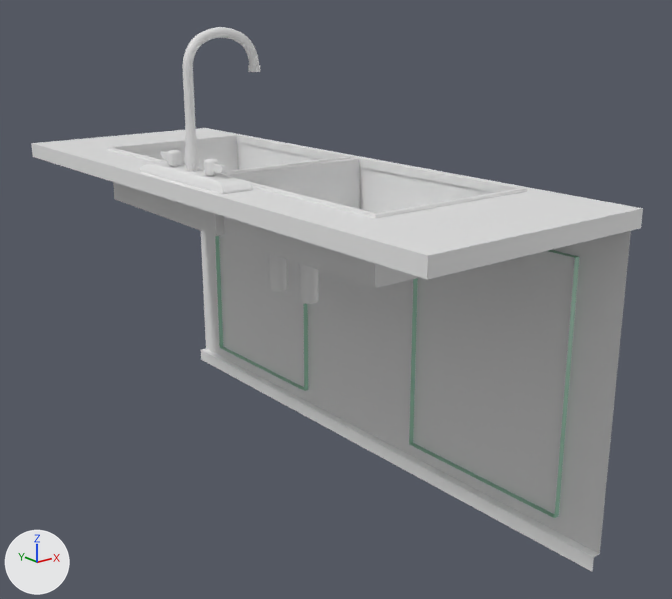
A saved change to the FBX model Assets/Models/Kitchen/FINALSink/Sink1.fbx.
One viewpoint serves both versions: a camera (50 mm lens) standing at (-7.58, -5.25, 1.42) and looking at (-5.89, -3.13, 0.58). Every picture has the same lights, and +X, +Y and +Z are marked at lower left. Where no turn or scale is listed for an object, it has been applied to the vertices.

The scene before the commit, as lines of its bpy script (objects in view):
```python
me_mesh = bpy.data.meshes.new('Mesh')
me_mesh.from_pydata(...)  # 348 vertices, 336 faces; spans x -35.0..35.0, y 0.0..98.0, z -100.0..100.0
me_mesh.materials.append(mat_sink_text)  # white #e7e7e7
me_mesh_003 = bpy.data.meshes.new('Mesh.003')
me_mesh_003.from_pydata(...)  # 20 vertices, 17 faces; spans x -4.6..4.6, y -1.0..2.1, z -22.7..22.7
me_mesh_003.materials.append(mat_sink_metal_text)  # white #e7e7e7
me_mesh_006 = bpy.data.meshes.new('Mesh.006')
me_mesh_006.from_pydata(...)  # 901 vertices, 901 faces; spans x -0.021..0.23, y -0.021..0.021, z 0.0..0.382
me_mesh_006.materials.append(mat_sink_metal_text)  # white #e7e7e7
ob_sink1 = bpy.data.objects.new('Sink1', me_mesh)
ob_sink1.location = (-5.999, -3.0, 0.0)
ob_sink1.rotation_euler = (1.571, 0.0, 0.0)  # degrees (90, 0, 0)
ob_sink1.scale = (0.01, 0.01, 0.01)
ob_sink_faucet = bpy.data.objects.new('Sink_Faucet', me_mesh_006)
ob_sink_faucet.location = (-6.287, -3.0, 0.992)
ob_sink_stand = bpy.data.objects.new('Sink_Stand', me_mesh_003)
ob_sink_stand.parent = ob_sink1
ob_sink_stand.location = (-28.71, 97.33, 0.0)
# also in view: 'R_Cab' at (-5.67, -2.43, 0.46); 'L_Cab' at (-5.67, -3.57, 0.46)
```
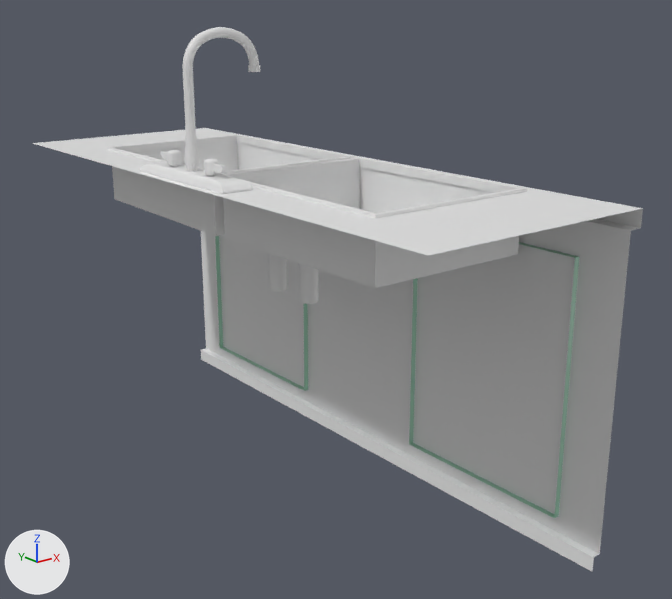
Pixel boxes (x1, y1, x2, y2) of what changed, in the pictures (672 x 599 px):
'Sink1', reshaped: before (31, 128, 643, 571); after (32, 128, 643, 571)
part 1 of me_mesh, deleted: before (31, 143, 643, 279)

The change, as a list of edits to the scene's bpy script:
```text
Change me_mesh:
    used by ob_sink1; location = (-5.999, -3.0, 0.0); rotation_euler = (1.571, 0.0, 0.0), in degrees (90, 0, 0); scale = (0.01, 0.01, 0.01)
    remove me_mesh.from_pydata(...)  # 348 vertices, 336 faces; spans x -35.0..35.0, y 0.0..98.0, z -100.0..100.0
    add me_mesh.from_pydata(...)  # 338 vertices, 323 faces; spans x -35.0..35.0, y 0.0..98.0, z -100.0..100.0
    me_mesh part 1
    10 vertices are removed from x -35.0..17.0, y 92.0, z -100.0..100.0
    13 faces are deleted
```
